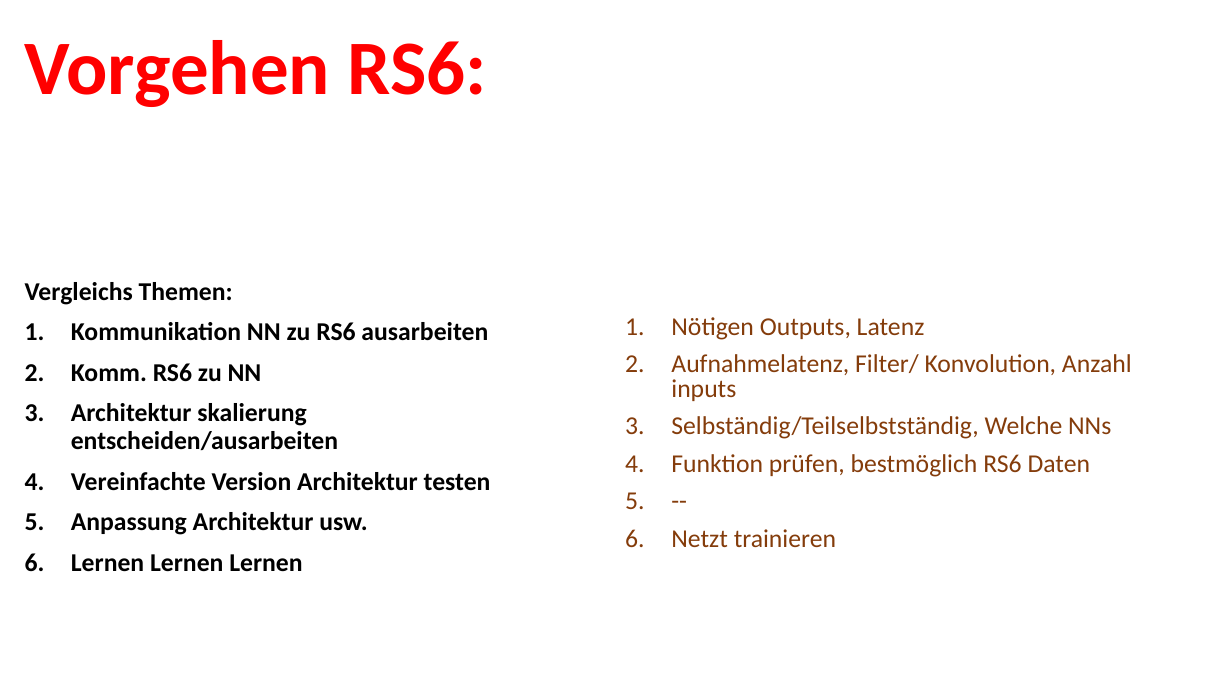
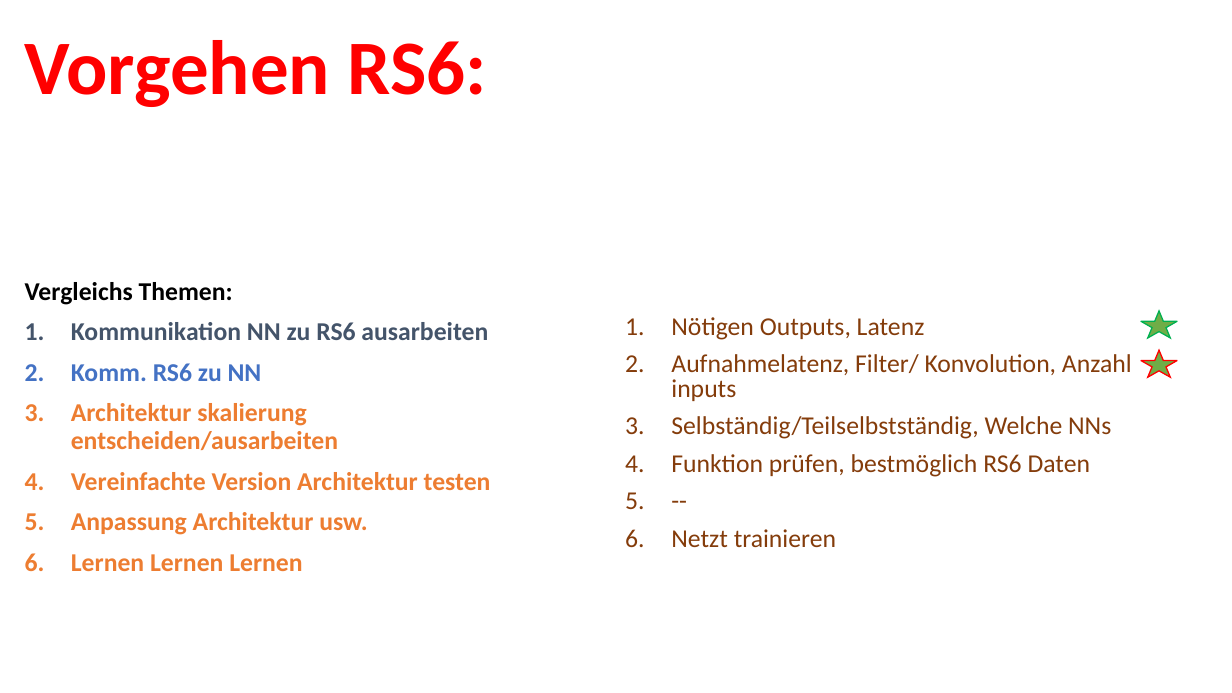
Before and after one commit to OleLokison/Deep-learning-aim-assist, a slide deck: slide 2 of Org.pptx (slide 4 before the commit). Drawn at 1232x693 pixels with LibreOffice and Linux fonts; fonts in the diff are those of the drawing. Boxes give left, top, right and bottom in pixels: in the first picture for what was removed or moved away, otherwise in the second. Text is boxed around its words. In the diff, an @@ line names an element or a change of style, - is before the commit and + after.

```diff
--- a/Org.pptx
+++ b/Org.pptx
@@ subtitle at (71,322,491,571): text colour #000000 to #44546A in "Kommunikation NN zu RS6 ausarbeiten"; text colour #000000 to #4472C4 in "Komm. RS6 zu NN"; text colour #000000 to #ED7D31 in "Architektur skalierung entscheiden/ausarbeiten", "Vereinfachte Version Architektur testen", "Anpassung Architektur usw.", "Lernen Lernen Lernen" @@
@@ star added at (1141,311,1177,337), fill #70AD47, outline #00B050 1 pt @@
@@ star added at (1141,350,1177,377), fill #70AD47, outline #FF0000 1 pt @@
```
Also in this commit, not shown: 2 other slides changed, 5 other files.
